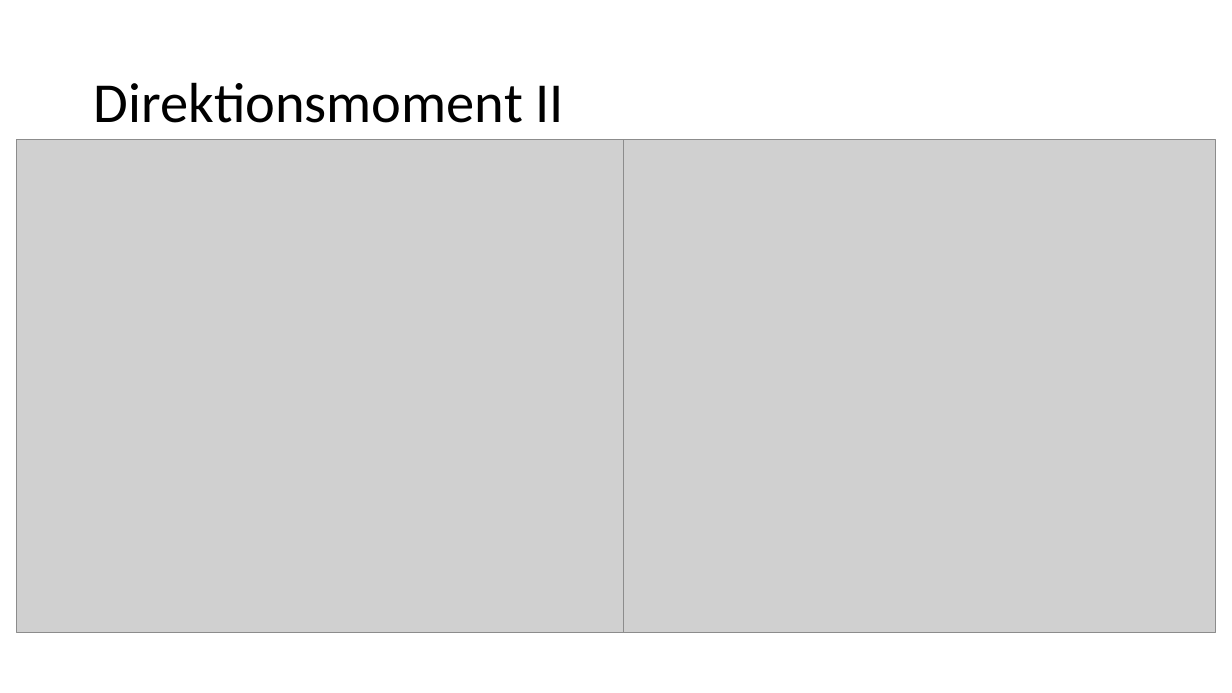
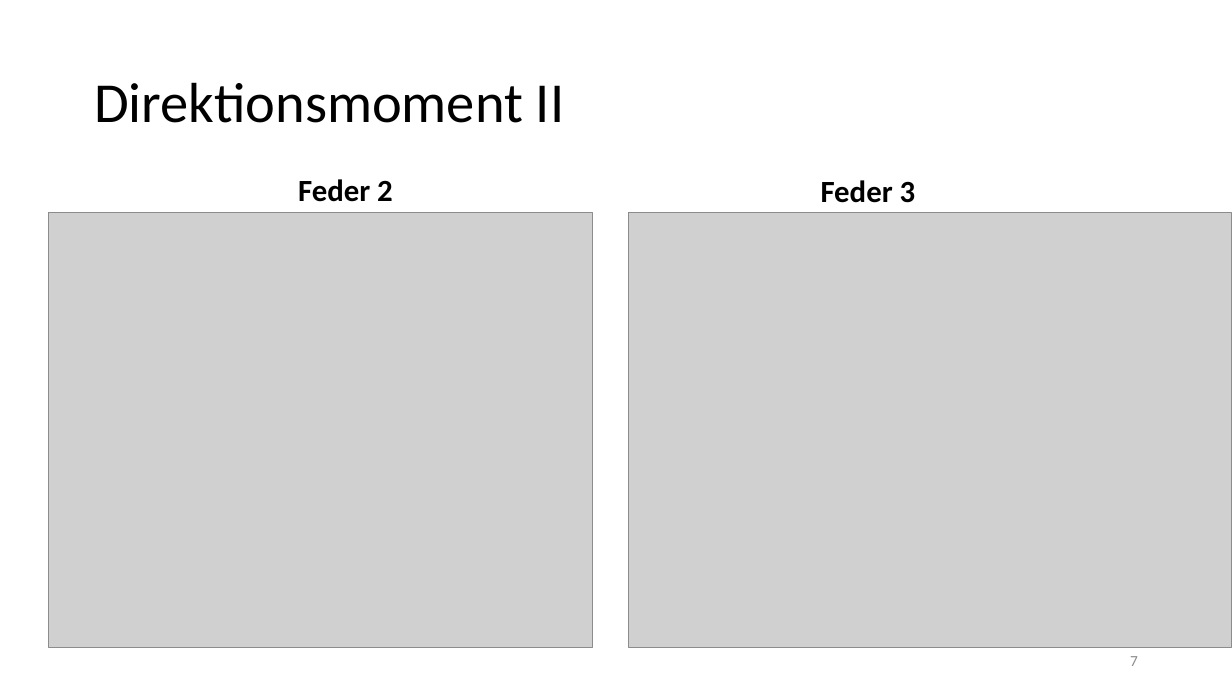
Before and after one commit to thewhitecat/grundpraktikum1, a slide deck: slide 7 of Mechanik/Mechanik.pptx (slide 6 before the commit). Drawn at 1232x693 pixels with LibreOffice and Linux fonts; fonts in the diff are those of the drawing; grey boxes stand for pictures. Boxes give left, top, right and bottom in pixels: in the first picture for what was removed or moved away, otherwise in the second. Text is boxed around its words. In the diff, an @@ line names an element or a change of style, - is before the commit and + after.

```diff
--- a/Mechanik/Mechanik.pptx
+++ b/Mechanik/Mechanik.pptx
@@ text added at (298, 179, 393, 202), 24 pt, text #000000, bold @@
+Feder 2
@@ text added at (821, 180, 916, 203), 24 pt, text #000000, bold @@
+Feder 3
@@ picture: place and size @@
-picture at (17, 140, 634, 632)
+picture at (49, 213, 593, 647)
@@ picture: place and size @@
-picture at (624, 140, 1216, 633)
+picture at (628, 213, 1232, 647)
@@ page number added at (1130, 656, 1138, 666), 12 pt, text #8C8C8C @@
+7
```
Also in this commit, not shown: 14 other slides changed, 1 slide added.
